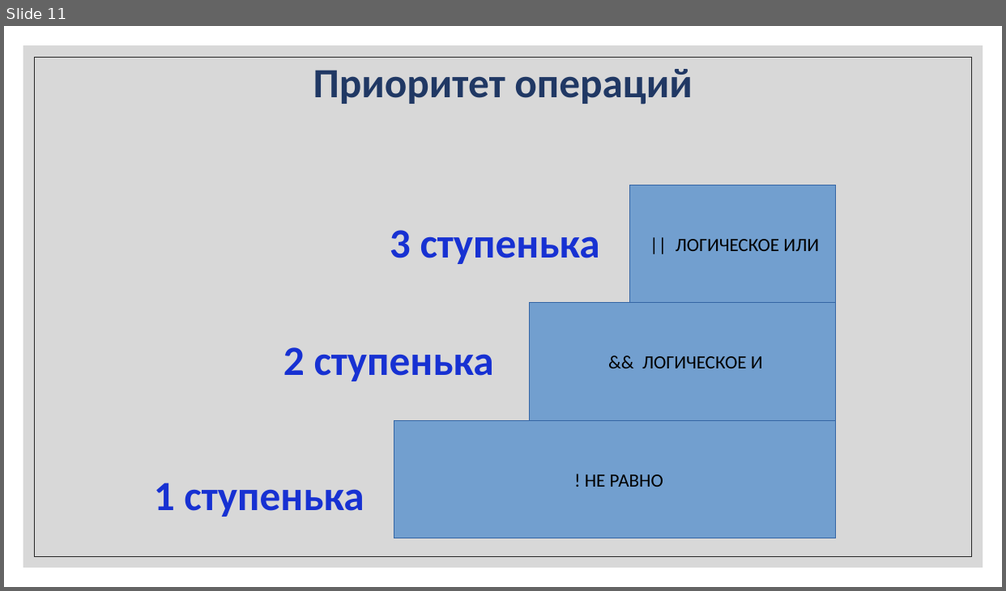
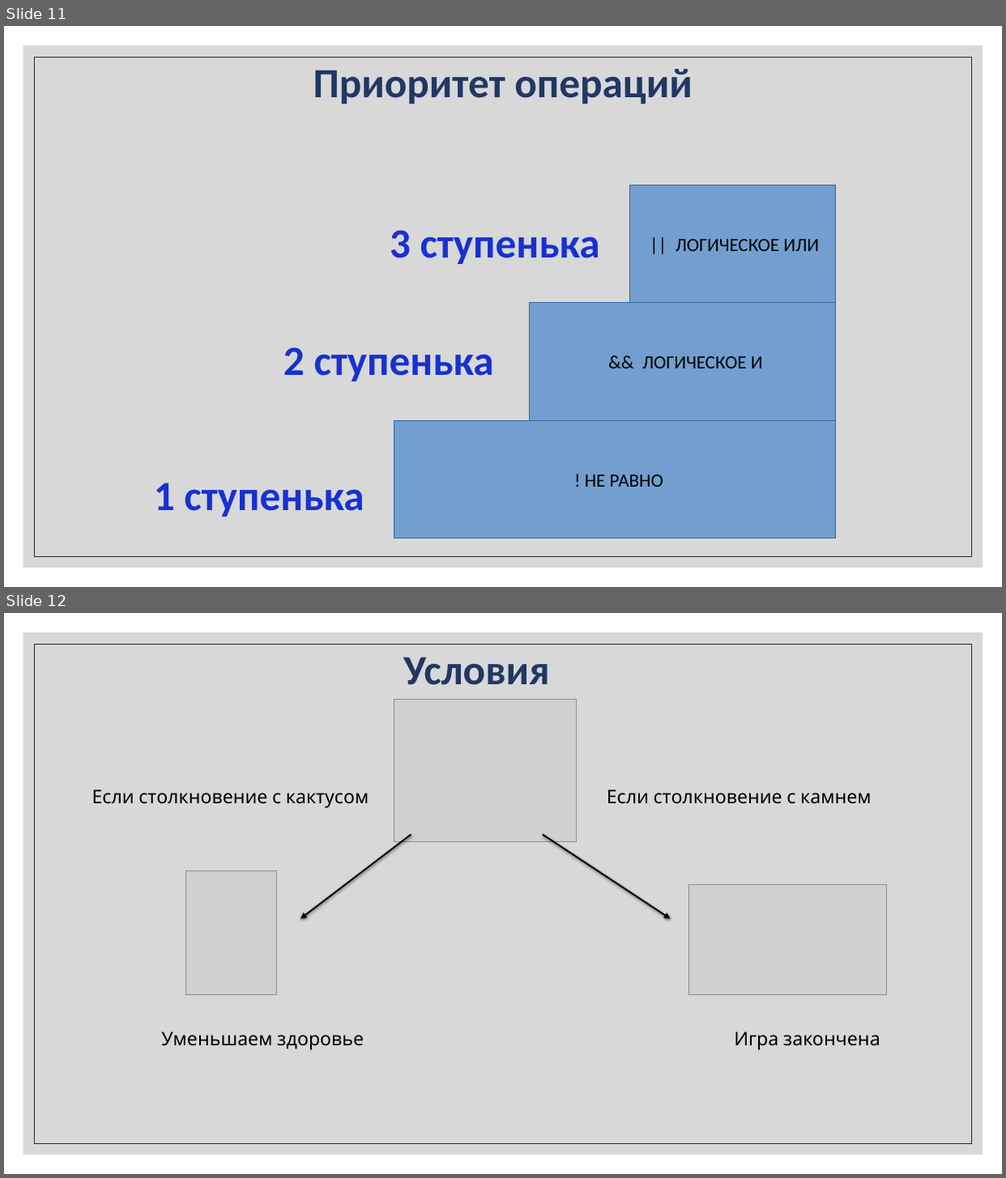
Before and after one commit to IriEfremova/LessonsCube, a slide deck: Unity/Lesson4/Operation.pptx. Shown one above the other, each under a label of ours: slide 11 before the commit, slides 11 and 12 after it. The pictures are 1006x591 and 1006x1178 pixels, drawn with LibreOffice and Linux fonts; fonts in the diff are those of the drawing; grey boxes stand for pictures. Boxes give left, top, right and bottom in pixels: in the first picture for what was removed or moved away, otherwise in the second. Text is boxed around its words. In the diff, an @@ line names an element or a change of style, - is before the commit and + after.

```diff
--- a/Unity/Lesson4/Operation.pptx
+++ b/Unity/Lesson4/Operation.pptx
@@ slide 12 added at box(4, 613, 1002, 1174), background #FFFFFF; not listed: 2 template elements that a slide beside it also shows @@
@@ text added at box(403, 657, 550, 685), 40 pt, text #203864, bold @@
+Условия
@@ picture added at box(394, 700, 577, 842) @@
@@ text added at box(92, 790, 368, 808), 18 pt, text #000000 @@
+Если столкновение с кактусом
@@ text added at box(607, 790, 871, 804), 18 pt, text #000000 @@
+Если столкновение с камнем
@@ arrow added from (411, 835) to (300, 919), #000000 1.5 pt @@
@@ arrow added from (543, 835) to (671, 919), #000000 1.5 pt @@
@@ picture added at box(186, 871, 277, 995) @@
@@ picture added at box(689, 884, 887, 995) @@
@@ text added at box(161, 1032, 364, 1050), 18 pt, text #000000 @@
+Уменьшаем здоровье
@@ text added at box(734, 1032, 880, 1050), 18 pt, text #000000 @@
+Игра закончена
```
Also in this commit, not shown: 5 other slides added, 2 slides removed, 5 other files.
